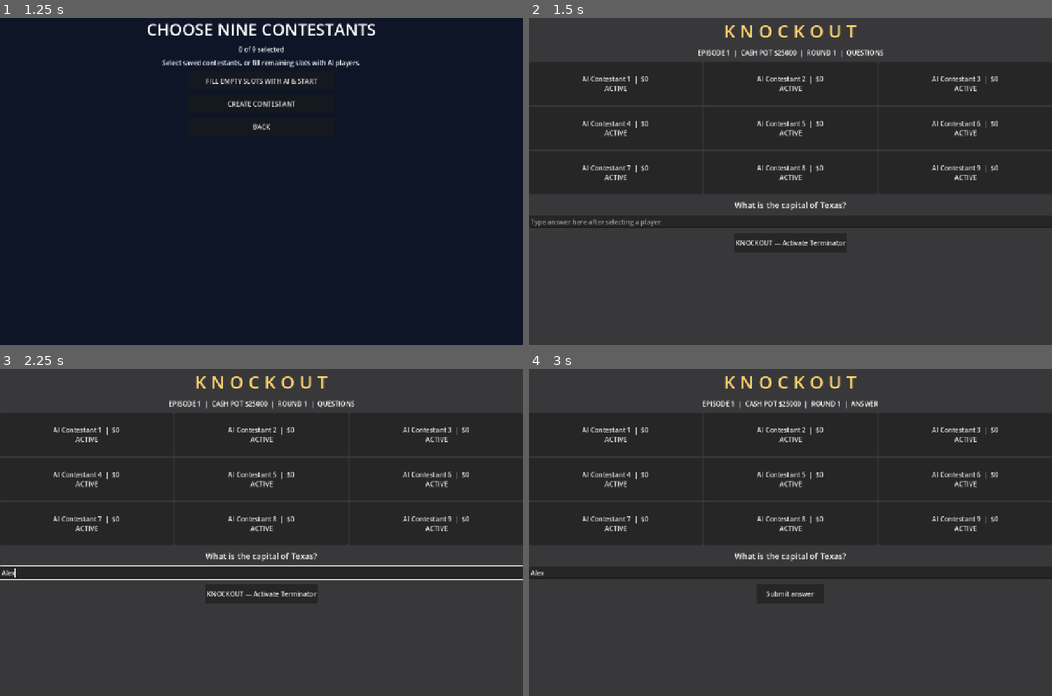
Above: before the commit, frames 1-4 (two rows, left to right).
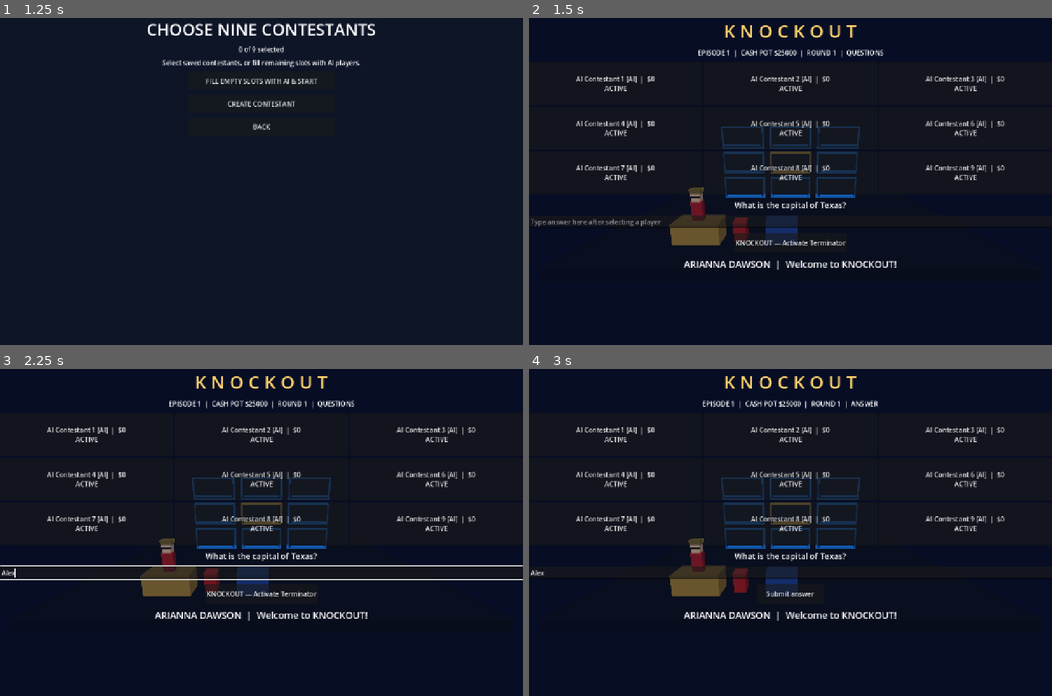
Above: after the commit, the same moments.

Repository: Becksploder2/Knockout
Game: Godot game, scene res://scenes/launcher.tscn
Same seed, same stepped clock (60 frames per second), same inputs: the game is played once before the commit and once after it.
Inputs (mouse positions are in pixels of both pictures, inside the frame that each line leads up to):
- Up to frame 1 (1.25 s): click "PLAY KNOCKOUT" at 0.5 s
- Up to frame 2 (1.5 s): click "FILL EMPTY SLOTS WITH AI & ST…" at 1.25 s
- Up to frame 3 (2.25 s): click (261, 571) at 2.02 s; type "Alex" at 2.1 s
- Up to frame 4 (3 s): click (617, 434) at 2.75 s, where only the run before the commit has a clickable "AI Contestant 1 | $0 ACTIVE"

Frame 1 is identical in both runs. In frame 2, 58% of the frame differs, in the area x 0-100%, y 0-100%; in frame 3, 57%; in frame 4, 59%.

Commit message:
Restore 3D studio, add Arianna host presentation and autonomous AI contestant turns

Diff:
--- a/Main.gd
+++ b/Main.gd
@@ -45,6 +45,9 @@
 var menu: VBoxContainer
 var studio_view: SubViewportContainer
 var studio_root: Node3D
+var ai_clock: float = 0.0
+var human_names: Array = []
+var host_banner: Label
 const CUES := ["Main Menu", "Host Entrance", "Opening Round", "Terminator", "Final Knockout", "Sudden Death", "Jackpot Win", "Elimination"]
 
 
@@ -111,20 +114,26 @@
 		var status_node := get_node_or_null("FallbackStatus") as Label
 		if status_node != null:
 			status_node.text = "BOARD ERROR: Expected 9 contestants, found %d." % grid.get_child_count()
-	# 3D studio temporarily disabled until the core board startup is verified.
-	# Launcher already handles menus and roster selection.
-	# Enter the contestant board immediately.
+	# The studio is an optional visual layer; gameplay remains usable if it fails.
+	_build_studio_behind_board()
+	host_banner = Label.new()
+	host_banner.text = "ARIANNA DAWSON  |  Welcome to KNOCKOUT!"
+	host_banner.horizontal_alignment = HORIZONTAL_ALIGNMENT_CENTER
+	host_banner.add_theme_font_size_override("font_size", 23)
+	main.add_child(host_banner)
+
 
 func new_episode() -> void:
 	players.clear()
 	for i in range(9):
-		players.append({"name":"Player %d" % (i+1), "bank":0, "alive":true, "locked":false})
+		players.append({"name":"Player %d" % (i+1), "bank":0, "alive":true, "locked":false, "ai":true})
 	var lineup_file := FileAccess.open("user://knockout_lineup.json", FileAccess.READ)
 	if lineup_file != null:
 		var lineup: Variant = JSON.parse_string(lineup_file.get_as_text())
 		if lineup is Array:
 			for i in range(min(9, lineup.size())):
 				players[i]["name"] = str(lineup[i])
+				players[i]["ai"] = str(lineup[i]).begins_with("AI Contestant")
 	if episode > 1:
 		players[4]["name"] = "Returning Champion"
 	pot = carry
@@ -135,6 +144,49 @@
 	round_number = 1
 	terminators_this_round = 0
 	render()
+
+
+func _process(delta: float) -> void:
+	if players.size() != 9 or answer_field == null:
+		return
+	ai_clock += delta
+	if ai_clock < 5.0:
+		return
+	ai_clock = 0.0
+	if phase == "questions":
+		var candidates: Array = []
+		for i in range(9):
+			if players[i]["alive"] and not players[i]["locked"] and players[i]["ai"]:
+				candidates.append(i)
+		if not candidates.is_empty():
+			select_player(int(candidates.pick_random()))
+	elif phase == "answer" and buzz >= 0 and players[buzz]["ai"]:
+		answer_field.text = _ai_answer()
+		submit_answer()
+	elif phase == "terminator" and buzz < 0 and pair.size() == 2:
+		var ai_pair: Array = []
+		for index in pair:
+			if players[int(index)]["ai"]:
+				ai_pair.append(index)
+		if not ai_pair.is_empty():
+			buzz = int(ai_pair.pick_random())
+			answer_field.text = _ai_answer()
+			submit_answer()
+	elif phase == "final" and final_cursor < final_tied.size():
+		var finalist: int = int(final_tied[final_cursor])
+		if players[finalist]["ai"]:
+			var wager: int = randi_range(0, int(players[finalist]["bank"]))
+			answer_field.text = "%d|%s" % [wager, _ai_answer()]
+			submit_final()
+	elif phase == "bonus" and champ >= 0 and champ < players.size() and players[champ]["ai"]:
+		answer_field.text = _ai_answer()
+		submit_answer()
+
+func _ai_answer() -> String:
+	# Difficulty baseline: approximately 70 percent correct.
+	if randf() < 0.70:
+		return str(questions[question_index % questions.size()][1])
+	return "Incorrect AI response"
 
 func living() -> Array:
 	var a: Array = []
@@ -167,7 +219,7 @@
 			state = "LOCKED OUT"
 		if pair.has(i):
 			state = "TERMINATOR"
-		b.text = "%s  |  $%d\n%s" % [p["name"], p["bank"], state]
+		b.text = "%s%s  |  $%d\n%s" % [p["name"], " [AI]" if p["ai"] else " [YOU]", p["bank"], state]
 		b.disabled = not p["alive"] or (phase == "questions" and p["locked"])
 		b.pressed.connect(select_player.bind(i))
 		grid.add_child(b)
